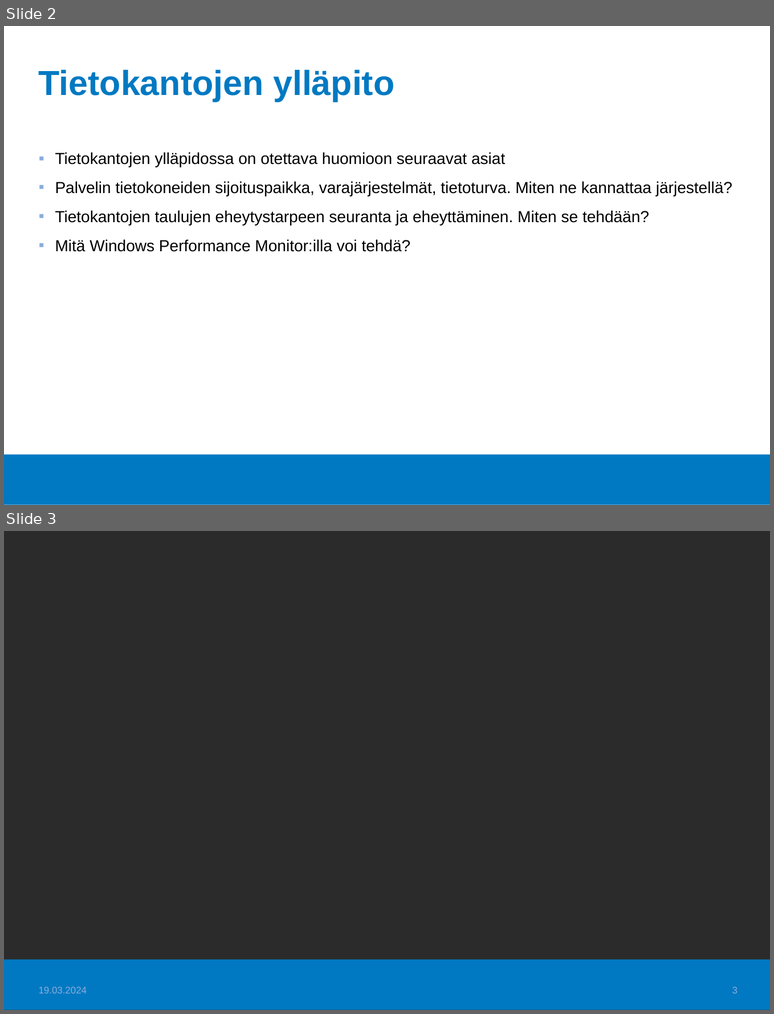
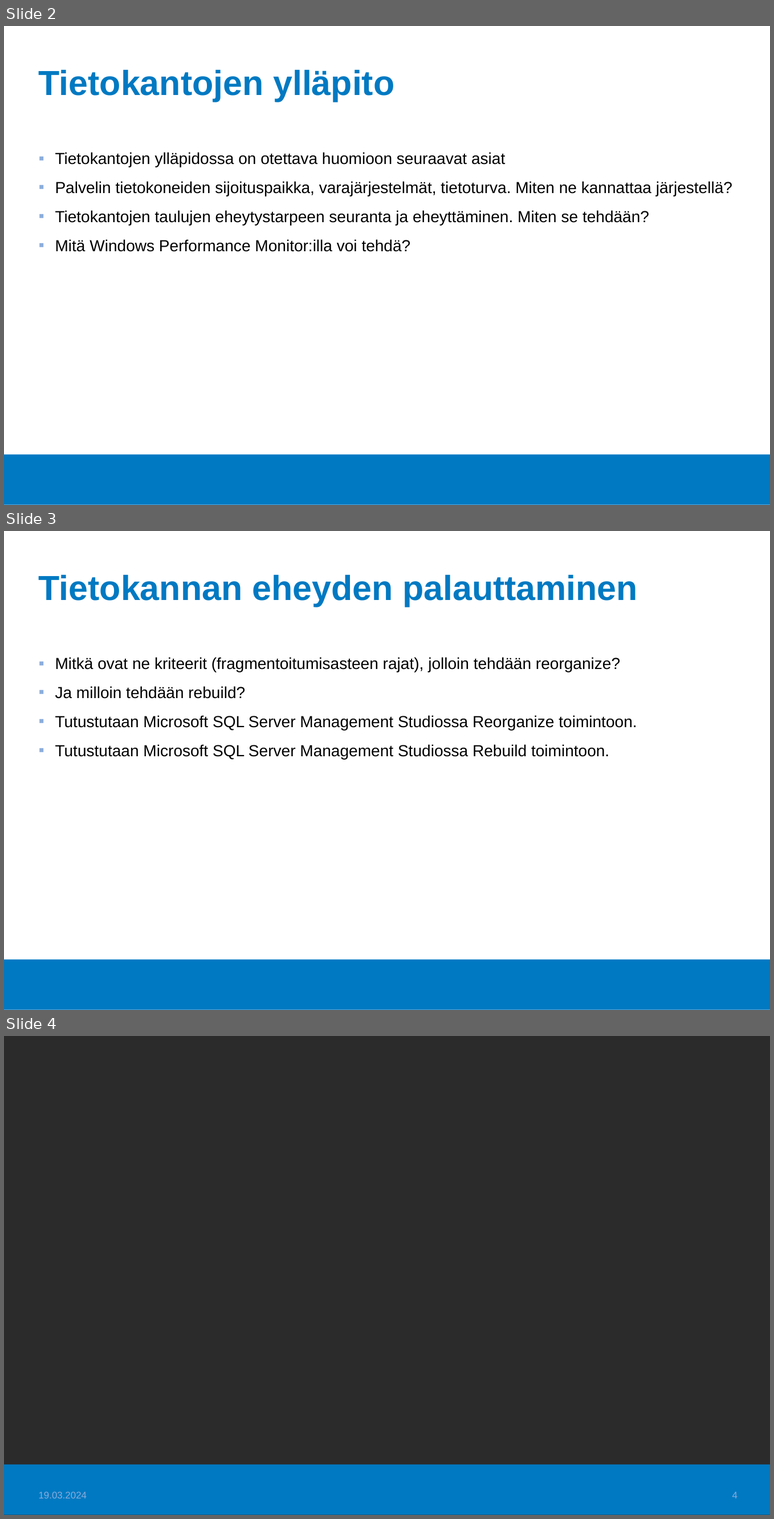
Before and after one commit to Tietokantahallinta/Tietokantahallinta.github.io, a slide deck: luennot/viikko06/Luentokalvot_06.odp. Shown one above the other, each under a label of ours: slides 2 and 3 before the commit, slides 2, 3 and 4 after it. The pictures are 774x1014 and 774x1519 pixels, drawn with LibreOffice and Linux fonts; fonts in the diff are those of the drawing; background and template pictures are left out; a plain dark background stands for a picture behind light text. Boxes give left, top, right and bottom in pixels: in the first picture for what was removed or moved away, otherwise in the second. Text is boxed around its words. In the diff, an @@ line names an element or a change of style, - is before the commit and + after.

```diff
--- a/luennot/viikko06/Luentokalvot_06.odp
+++ b/luennot/viikko06/Luentokalvot_06.odp
@@ slide 3 added at [4,531,770,1010], background #FFFFFF; not listed: 1 template element that a slide beside it also shows @@
@@ title added at [39,574,638,606], 36 pt, text #0079C2, bold @@
+Tietokannan eheyden palauttaminen
@@ text added at [55,657,637,759], 16.6 pt, text #000000 @@
+▪ Mitkä ovat ne kriteerit (fragmentoitumisasteen rajat), jolloin tehdään reorganize?
+▪ Ja milloin tehdään rebuild?
+▪ Tutustutaan Microsoft SQL Server Management Studiossa Reorganize toimintoon.
+▪ Tutustutaan Microsoft SQL Server Management Studiossa Rebuild toimintoon.
@@ what was slide 3 is now slide 4 @@
@@ page number at [732,1491,738,1498]: text changed @@
-3
+4
```
Also in this commit, not shown: 6 other files.
